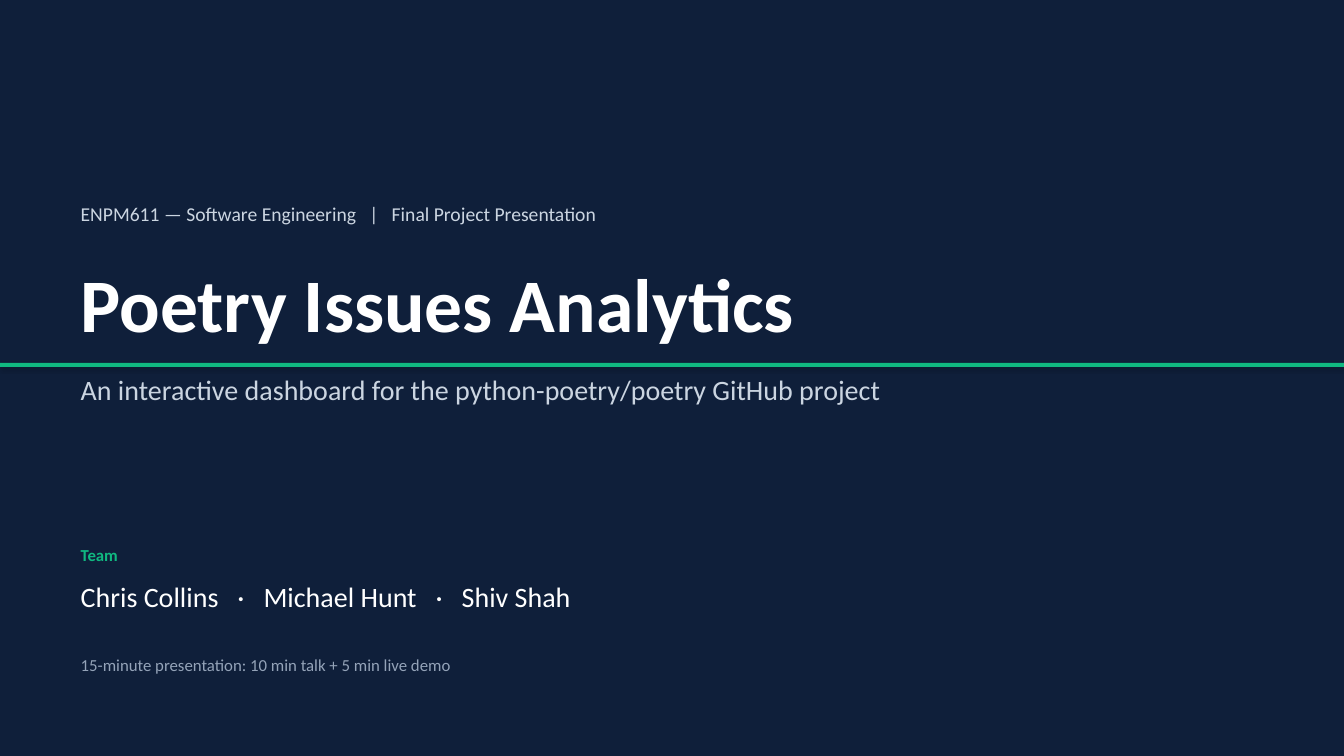
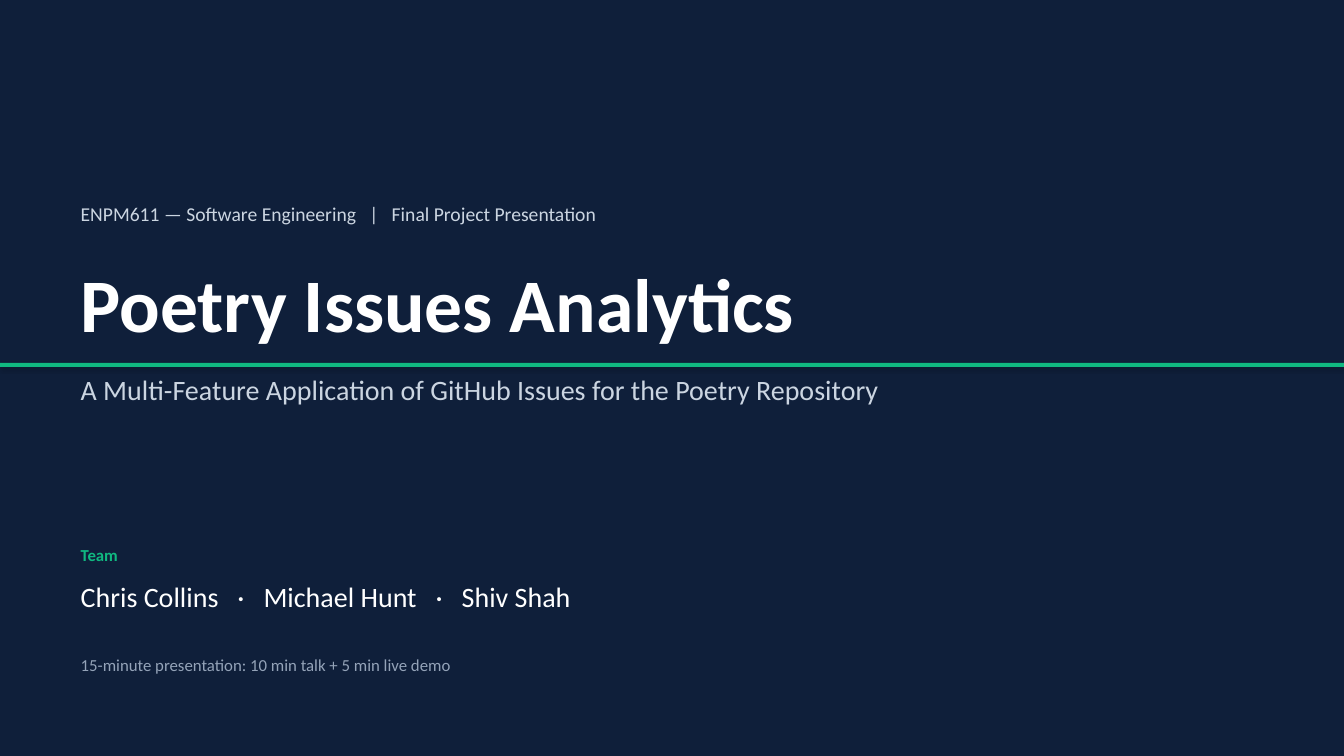
Before and after one commit to shivshahh/enpm611-project, a slide deck: slide 1 of presentation/ENPM611_Final_Presentation.pptx. Drawn at 1344x756 pixels with LibreOffice and Linux fonts; fonts in the diff are those of the drawing. Boxes give left, top, right and bottom in pixels: in the first picture for what was removed or moved away, otherwise in the second. Text is boxed around its words. In the diff, an @@ line names an element or a change of style, - is before the commit and + after.

```diff
--- a/presentation/ENPM611_Final_Presentation.pptx
+++ b/presentation/ENPM611_Final_Presentation.pptx
@@ text at bbox=[81, 380, 878, 405]: text changed @@
-An interactive dashboard for the python-poetry/poetry GitHub project
+A Multi-Feature Application of GitHub Issues for the Poetry Repository
```
Also in this commit, not shown: 4 other slides changed, 4 slides added, 7 slides removed.
